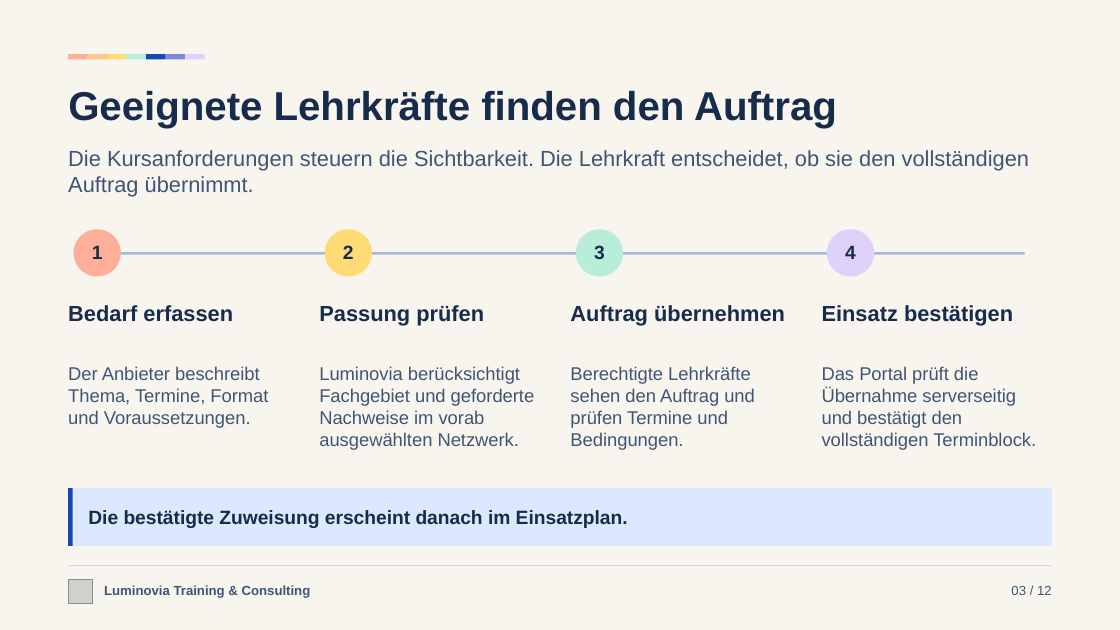
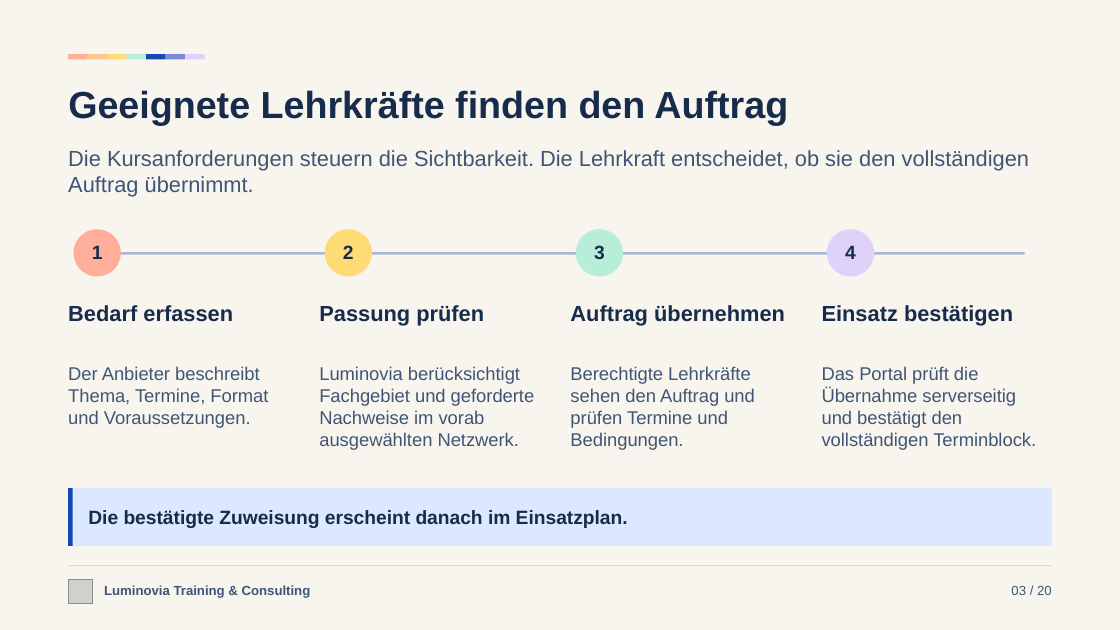
Before and after one commit to Luminovia-Training-Consulting/Luminovia-Management-Tool, a slide deck: slide 3 of docs/sales/luminovia-sales-deck-de.pptx. Drawn at 1120x630 pixels with LibreOffice and Linux fonts; fonts in the diff are those of the drawing; grey boxes stand for pictures. Boxes give left, top, right and bottom in pixels: in the first picture for what was removed or moved away, otherwise in the second. Text is boxed around its words. In the diff, an @@ line names an element or a change of style, - is before the commit and + after.

```diff
--- a/docs/sales/luminovia-sales-deck-de.pptx
+++ b/docs/sales/luminovia-sales-deck-de.pptx
@@ text "Geeignete Lehrkräfte finden den Auftrag" at <box>68,90,788,125</box>: size 34.5 to 32.2 pt @@
@@ text at <box>1011,586,1052,595</box>: text changed @@
-03 / 12
+03 / 20
```
Also in this commit, not shown: 11 other slides changed, 8 slides added, 3 other files.
